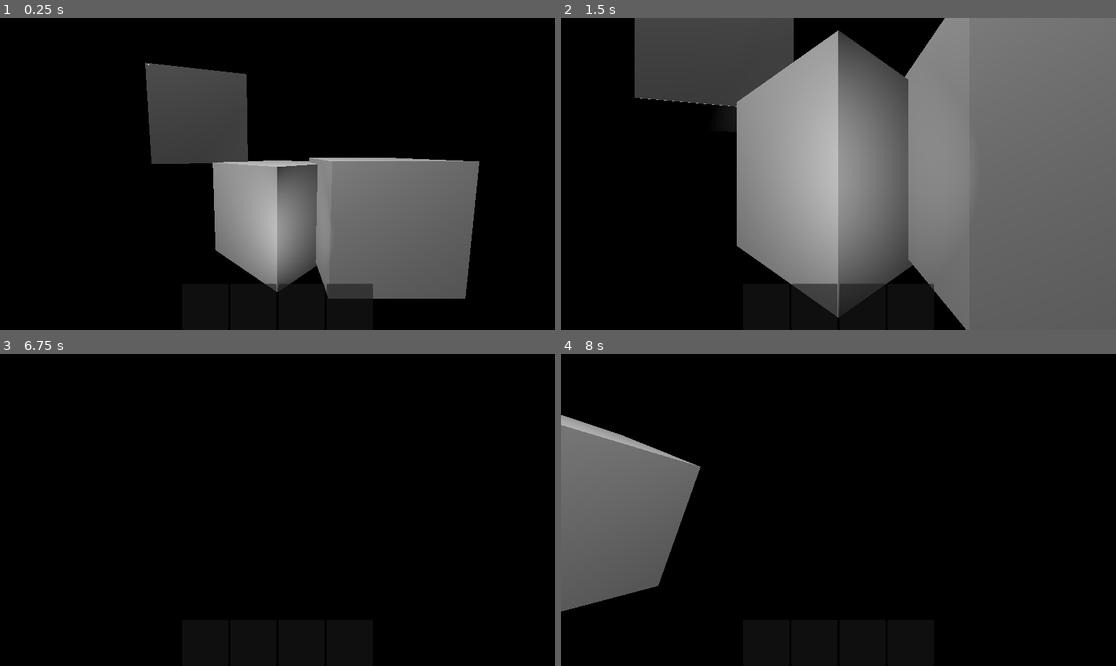
Above: before the commit, frames 1-4 (two rows, left to right).
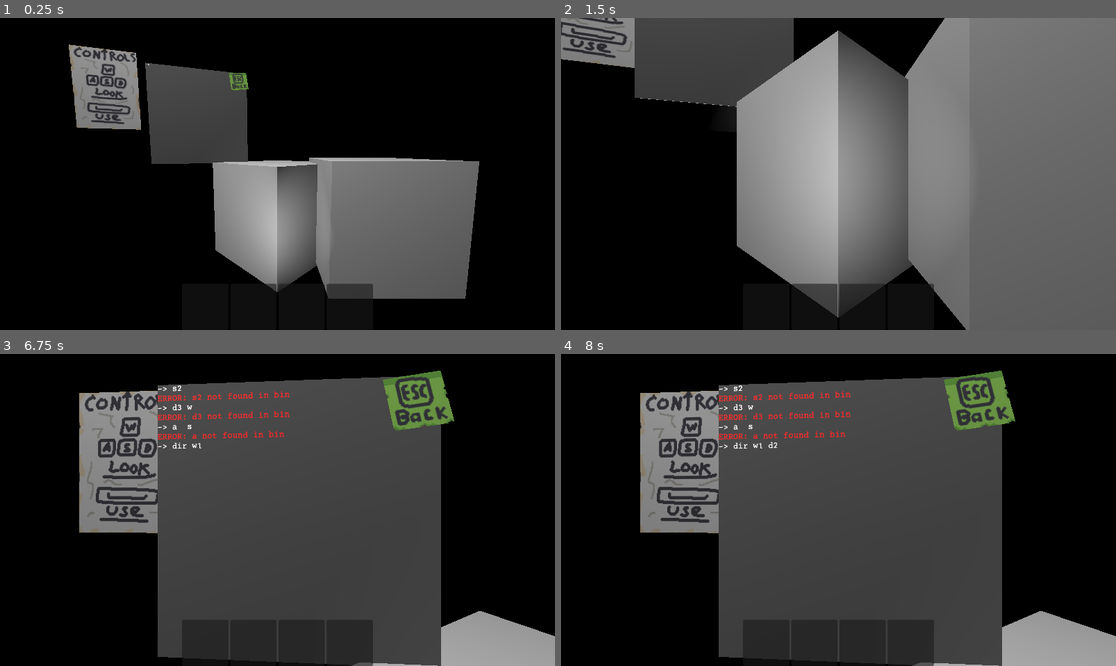
Above: after the commit, the same moments.

Repository: hadll/i-unno
Game: Godot game, scene res://scenes/office.tscn
Two runs of this game, one before a commit and one after it. Both use one fixed random seed, a clock stepped at 60 frames per second and the inputs below. This scene is started directly instead of the project's main scene.
Inputs (mouse positions are in pixels of both pictures, inside the frame that each line leads up to):
- Up to frame 1 (0.25 s): no input
- Up to frame 2 (1.5 s): tap Enter at 0.5 s; move the mouse to (960, 158) at 0.52 s; hold D (move_right) 0.53-1.28 s; tap 1 (freecam_on) at 0.6 s; click (960, 158) at 0.67 s; tap Space (move_jump) at 0.77, 1.25 s; move the mouse to (727, 189) at 1.27 s; hold S (move_backward) from 1.28 s (still down); tap 2 (freecam_swap) at 1.35 s
- Up to frame 3 (6.75 s): tap Space (move_jump) at 1.52, 2.75, 3.02, 3.77, 4.25, 4.52, 6.02 s; tap Enter at 2, 3.5, 5.1 s; move the mouse to (333, 441) at 2.02 s; release S (move_backward) at 2.03 s; hold D (move_right) 2.03-2.78 s; tap 3 (freecam_tp) at 2.1 s; move the mouse to (249, 572) at 2.77 s; hold W (move_forward) 2.78-3.53 s; tap Ctrl (move_crouch) at 2.85 s; click (249, 572) at 2.92 s; move the mouse to (444, 556) at 3.52 s; hold Shift (move_sprint) 3.53-4.28 s; hold A (move_left) 3.53-5.03 s; move the mouse to (111, 463) at 4.27 s; tap Backspace at 4.35 s; move the mouse to (305, 510) at 5.02 s; hold S (move_backward) 5.03-5.78 s; click (305, 510) at 5.17 s; move the mouse to (194, 432) at 5.77 s; hold D (move_right) 5.78-6.53 s; tap Tab at 5.85 s; move the mouse to (399, 494) at 6.52 s; hold W (move_forward) from 6.53 s (still down); tap 1 (freecam_on) at 6.6 s
- Up to frame 4 (8 s): tap Space (move_jump) at 6.77, 7.52 s; move the mouse to (727, 525) at 7.27 s; release W (move_forward) at 7.28 s; hold D (move_right) from 7.28 s (still down); tap 2 (freecam_swap) at 7.35 s; click (727, 525) at 7.42 s

The runs differ from the first frame. In frame 1, 3.1% of the frame differs, in the area x 12-45%, y 8-36%; in frame 2, 1.9%; in frame 3, 53%; in frame 4, 62%, in the area x 0-100%, y 5-100%.
Error in both runs: Cannot call method 'shader_create_from_spirv' on a null value. (res://scripts/ditherer.gd:25)

Commit message:
added control hints to office

Diff:
--- a/scenes/office.tscn
+++ b/scenes/office.tscn
@@ -10,7 +10,10 @@
 [ext_resource type="PackedScene" uid="uid://d3gjhb4lxf248" path="res://scenes/printer.tscn" id="11_6hbky"]
 [ext_resource type="PackedScene" uid="uid://dp50arh8m1yce" path="res://scenes/monitor.tscn" id="12_o23kw"]
 [ext_resource type="Script" uid="uid://d04kbdpodjah" path="res://scripts/triggers/toggle_trigger.gd" id="12_wruke"]
+[ext_resource type="Texture2D" uid="uid://dhsql566kud8s" path="res://assets/office_controls.png" id="13_ujkv6"]
 [ext_resource type="Script" uid="uid://557bh1kgicsc" path="res://scripts/triggers/relay_trigger_3d.gd" id="13_wruke"]
+[ext_resource type="Texture2D" uid="uid://bw3f8t6evcvbh" path="res://assets/office_controls_terminal_hint.png" id="14_k578b"]
+[ext_resource type="Script" uid="uid://dpot1lmhj56kc" path="res://scripts/triggers/lock_trigger.gd" id="14_ujkv6"]
 [ext_resource type="Script" uid="uid://b8chm1hajslsg" path="res://scripts/triggers/axis_trigger.gd" id="16_07d2k"]
 
 [sub_resource type="CompositorEffect" id="CompositorEffect_yf5fn"]
@@ -39,6 +42,25 @@
 
 [sub_resource type="BoxMesh" id="BoxMesh_s8xio"]
 
+[sub_resource type="StandardMaterial3D" id="StandardMaterial3D_fbsom"]
+albedo_color = Color(0.41, 0.41, 0.41, 1)
+albedo_texture = ExtResource("13_ujkv6")
+
+[sub_resource type="QuadMesh" id="QuadMesh_s8xio"]
+material = SubResource("StandardMaterial3D_fbsom")
+size = Vector2(1, 1.4)
+
+[sub_resource type="StandardMaterial3D" id="StandardMaterial3D_k578b"]
+transparency = 2
+alpha_scissor_threshold = 0.5
+alpha_antialiasing_mode = 0
+albedo_color = Color(0.48, 0.48, 0.48, 1)
+albedo_texture = ExtResource("14_k578b")
+
+[sub_resource type="QuadMesh" id="QuadMesh_ujkv6"]
+material = SubResource("StandardMaterial3D_k578b")
+size = Vector2(0.3, 0.3)
+
 [node name="Office" type="Node3D" unique_id=863738101]
 script = ExtResource("1_6hbky")
 
@@ -163,15 +185,16 @@
 
 [node name="Monitor" parent="." unique_id=762516301 node_paths=PackedStringArray("triggers") instance=ExtResource("12_o23kw")]
 transform = Transform3D(0.95717835, 0, 0.2894989, 0, 1, 0, -0.2894989, 0, 0.95717835, -0.9722295, 0.9893547, -1.9249489)
-triggers = [NodePath("MonitorAngle/ToggleTrigger")]
+triggers = [NodePath("MonitorToggle")]
 
 [node name="MonitorAngle" type="Node3D" parent="Monitor" unique_id=350395122 node_paths=PackedStringArray("trigger")]
 transform = Transform3D(0.99839294, 0, 0.05667019, 0, 1, 0, -0.05667019, 0, 0.99839294, -0.01588437, 0.040851355, 1.2223675)
 script = ExtResource("4_fmddn")
-trigger = NodePath("ToggleTrigger")
-metadata/_custom_type_script = "uid://bvmwuhi6j156l"
-
-[node name="ToggleTrigger" type="Node3D" parent="Monitor/MonitorAngle" unique_id=141675544 node_paths=PackedStringArray("triggers")]
+trigger = NodePath("../MonitorToggle")
+metadata/_custom_type_script = "uid://bvmwuhi6j156l"
+
+[node name="MonitorToggle" type="Node3D" parent="Monitor" unique_id=141675544 node_paths=PackedStringArray("triggers")]
+transform = Transform3D(0.998393, 0, 0.05667016, 0, 1, 0, -0.05667016, 0, 0.998393, -0.01588434, 0.040851355, 1.2223675)
 script = ExtResource("12_wruke")
 triggers = {
 NodePath("../RelayTrigger"): 1,
@@ -179,17 +202,33 @@
 }
 metadata/_custom_type_script = "uid://d04kbdpodjah"
 
-[node name="RelayTrigger" type="Node3D" parent="Monitor/MonitorAngle" unique_id=206390528 node_paths=PackedStringArray("triggers")]
+[node name="RelayTrigger" type="Node3D" parent="Monitor" unique_id=206390528 node_paths=PackedStringArray("triggers")]
+transform = Transform3D(0.998393, 0, 0.05667016, 0, 1, 0, -0.05667016, 0, 0.998393, -0.01588434, 0.040851355, 1.2223675)
 script = ExtResource("13_wruke")
 condition = 0
-triggers = [NodePath("../../../AxisTrigger/LookForward"), NodePath("../../../InteractKey")]
+triggers = [NodePath("../../AxisTrigger/LookForward"), NodePath("../../InteractKey")]
 metadata/_custom_type_script = "uid://557bh1kgicsc"
 
-[node name="EscapeMonitorKey" type="Node3D" parent="Monitor/MonitorAngle" unique_id=526400559]
+[node name="EscapeMonitorKey" type="Node3D" parent="Monitor" unique_id=526400559]
+transform = Transform3D(0.998393, 0, 0.05667016, 0, 1, 0, -0.05667016, 0, 0.998393, -0.01588434, 0.040851355, 1.2223675)
 script = ExtResource("5_gdafm")
 use_action = true
 action = &"office_unfocus_monitor"
 metadata/_custom_type_script = "uid://dkq6mobqqioes"
+
+[node name="LockTrigger" type="Node3D" parent="Monitor" unique_id=1407903017 node_paths=PackedStringArray("input_triggers", "triggers_to_lock")]
+script = ExtResource("14_ujkv6")
+input_triggers = [NodePath("../MonitorToggle")]
+triggers_to_lock = [NodePath("../../LookLeftKey"), NodePath("../../LookRightKey"), NodePath("../../LookUpKey")]
+metadata/_custom_type_script = "uid://dpot1lmhj56kc"
+
+[node name="MeshInstance3D" type="MeshInstance3D" parent="Monitor" unique_id=19432116]
+transform = Transform3D(0.6339472, 0, -2.9802322e-08, 0, 0.63394713, 0, 2.9802322e-08, 0, 0.6339472, -1.0367583, 0.3412801, 0)
+mesh = SubResource("QuadMesh_s8xio")
+
+[node name="MeshInstance3D2" type="MeshInstance3D" parent="Monitor" unique_id=1117459201]
+transform = Transform3D(0.6288364, -0.07945742, -0.011845256, 0.08033551, 0.62196314, 0.09272, 3.014787e-08, -0.09347356, 0.6270181, 0.40935105, 0.40366805, 0.52445984)
+mesh = SubResource("QuadMesh_ujkv6")
 
 [node name="Printer" parent="." unique_id=745413632 instance=ExtResource("11_6hbky")]
 transform = Transform3D(1, 0, 0, 0, 1, 0, 0, 0, 1, 0.87247145, 0.046094656, -1.0775814)
Binary file added: assets/office_controls.png
Not shown, added: assets/office_controls.png.import
Binary file added: assets/office_controls_terminal_hint.png
Not shown, added: assets/office_controls_terminal_hint.png.import
